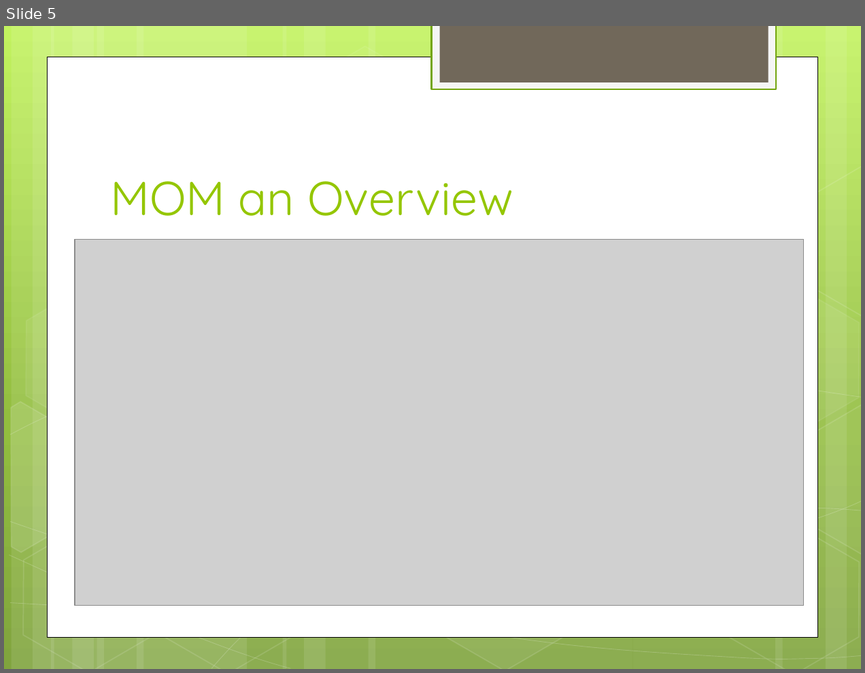
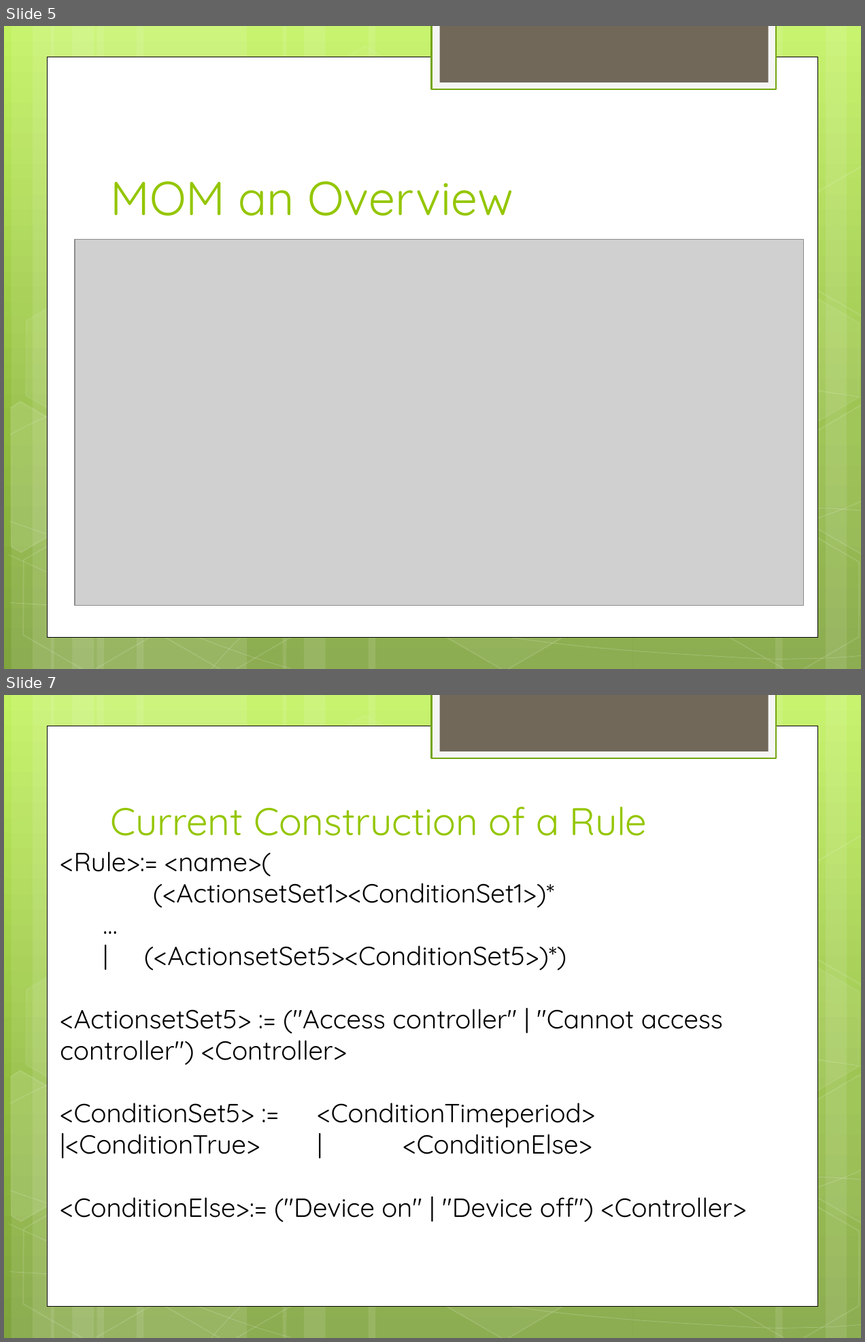
Before and after one commit to Zucka/MOM, a slide deck: other/Presentation-Lars.pptx. Shown one above the other, each under a label of ours: slide 5 before the commit, slides 5 and 7 after it; the slides between them are not shown. The pictures are 865x673 and 865x1342 pixels, drawn with LibreOffice and Linux fonts; fonts in the diff are those of the drawing; grey boxes stand for pictures. Boxes give left, top, right and bottom in pixels: in the first picture for what was removed or moved away, otherwise in the second. Text is boxed around its words. In the diff, an @@ line names an element or a change of style, - is before the commit and + after.

```diff
--- a/other/Presentation-Lars.pptx
+++ b/other/Presentation-Lars.pptx
@@ slide 7 added at <box>4,695,861,1338</box>, background gradient #C3F35F to #93BF3F to #81A53E; not listed: 31 template elements that a slide beside it also shows @@
@@ title added at <box>110,807,647,836</box>, 32.4 pt, text #94C600 @@
+Current Construction of a Rule
@@ text added at <box>60,851,747,1222</box>, 22 pt, text #000000 @@
+<Rule>:= <name>(
+  (<ActionsetSet1><ConditionSet1>)*
+  …
+  | (<ActionsetSet5><ConditionSet5>)*)
+<ActionsetSet5> := ("Access controller" | "Cannot access controller") <Controller>
+<ConditionSet5> := <ConditionTimeperiod>
+|<ConditionTrue> | <ConditionElse>
+<ConditionElse>:= ("Device on" | "Device off") <Controller>
```
Also in this commit, not shown: 16 other slides added, 3 other files.
